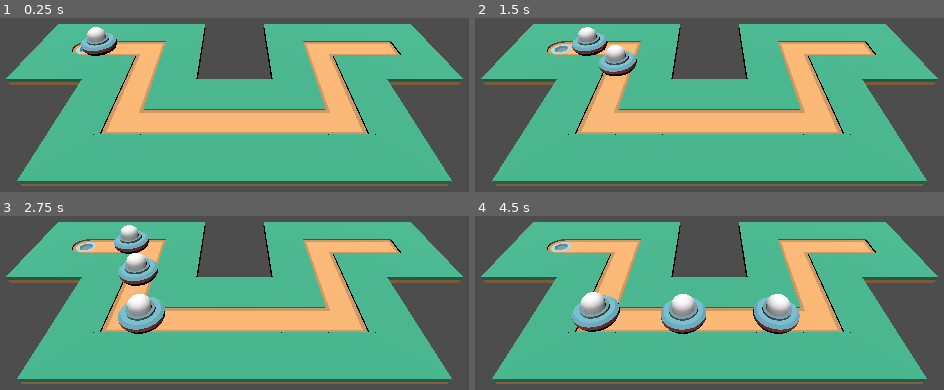
Above: before the commit, frames 1-4 (two rows, left to right).
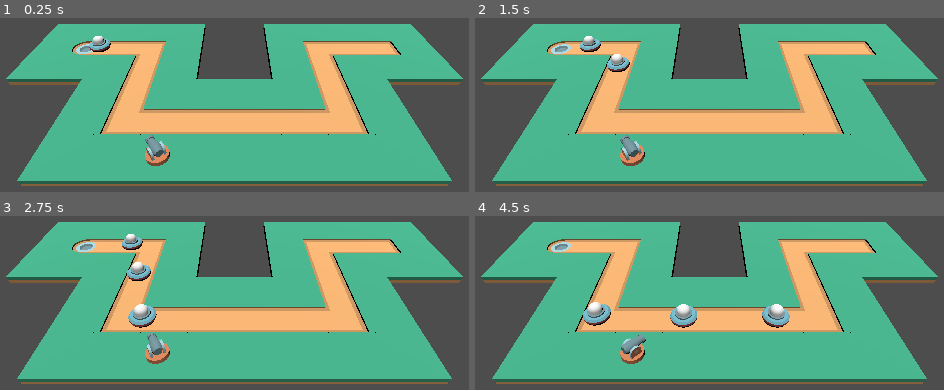
Above: after the commit, the same moments.

Repository: pacotoh/tower-defense
Game: Godot game, scene res://scenes/world.tscn
Two runs of this game, one before a commit and one after it. Both use one fixed random seed, a clock stepped at 60 frames per second and the inputs below.
Inputs:
- Up to frame 1 (0.25 s): no input
- Up to frame 2 (1.5 s): no input
- Up to frame 3 (2.75 s): no input
- Up to frame 4 (4.5 s): no input

The runs differ from the first frame. In frame 1, 1.5% of the frame differs, in the area x 17-61%, y 5-86%; in frame 2, 2.4%; in frame 3, 4.0%; in frame 4, 5.1%, in the area x 20-70%, y 43-86%.

Commit message:
Cannon defense added

Diff:
--- /dev/null
+++ b/scenes/bullet.tscn
@@ -0,0 +1,29 @@
+[gd_scene load_steps=5 format=3 uid="uid://dif3ab7wbgrwt"]
+
+[ext_resource type="Script" path="res://scripts/bullet.gd" id="1_jbci5"]
+
+[sub_resource type="PrismMesh" id="PrismMesh_6txiv"]
+
+[sub_resource type="BoxShape3D" id="BoxShape3D_513vv"]
+
+[sub_resource type="BoxShape3D" id="BoxShape3D_ryey2"]
+size = Vector3(1.36948, 1.24268, 1.2597)
+
+[node name="Bullet" type="CharacterBody3D"]
+transform = Transform3D(0.1, 0, 0, 0, 0.1, 0, 0, 0, 0.1, 0, 0, 0)
+script = ExtResource("1_jbci5")
+
+[node name="CSGMesh3D" type="CSGMesh3D" parent="."]
+transform = Transform3D(-4.37114e-08, -1, 0, 1, -4.37114e-08, 0, 0, 0, 1, 0, 0, 0)
+mesh = SubResource("PrismMesh_6txiv")
+
+[node name="CollisionShape3D" type="CollisionShape3D" parent="."]
+shape = SubResource("BoxShape3D_513vv")
+
+[node name="Collision" type="Area3D" parent="."]
+
+[node name="CollisionShape3D" type="CollisionShape3D" parent="Collision"]
+transform = Transform3D(1, 0, 0, 0, 1, 0, 0, 0, 1, 0.0042572, 0, -0.0157166)
+shape = SubResource("BoxShape3D_ryey2")
+
+[connection signal="body_entered" from="Collision" to="." method="_on_collision_body_entered"]
--- /dev/null
+++ b/scenes/cannon.tscn
@@ -0,0 +1,38 @@
+[gd_scene load_steps=5 format=3 uid="uid://b3rdfj4s88wkc"]
+
+[ext_resource type="ArrayMesh" uid="uid://bsrgncwvo52po" path="res://assets/models/weapon_cannon.obj" id="1_ohx3i"]
+[ext_resource type="Script" path="res://scripts/cannon.gd" id="1_r7sem"]
+
+[sub_resource type="BoxShape3D" id="BoxShape3D_ftvki"]
+size = Vector3(1, 0.0762329, 1)
+
+[sub_resource type="SphereShape3D" id="SphereShape3D_si3jw"]
+radius = 1.83439
+
+[node name="Cannon" type="StaticBody3D"]
+script = ExtResource("1_r7sem")
+
+[node name="MeshInstance3D" type="MeshInstance3D" parent="."]
+transform = Transform3D(-1, 0, -8.74228e-08, 0, 1, 0, 8.74228e-08, 0, -1, 0, 0, 0)
+mesh = ExtResource("1_ohx3i")
+
+[node name="Aim" type="Marker3D" parent="MeshInstance3D"]
+transform = Transform3D(1, 0, 0, 0, 1, 0, 0, 0, 1, 0, 0.27, 0.3)
+
+[node name="CollisionShape3D" type="CollisionShape3D" parent="."]
+transform = Transform3D(1, 0, 0, 0, 1, 0, 0, 0, 1, 0, -0.0126038, 0)
+shape = SubResource("BoxShape3D_ftvki")
+
+[node name="MobDetector" type="Area3D" parent="."]
+transform = Transform3D(1, 0, 0, 0, 1, 0, 0, 0, 1, 0, 0.27, 0.3)
+
+[node name="CollisionShape3D" type="CollisionShape3D" parent="MobDetector"]
+shape = SubResource("SphereShape3D_si3jw")
+
+[node name="BulletContainer" type="Node" parent="."]
+
+[node name="ShootingCooldown" type="Timer" parent="."]
+
+[connection signal="body_entered" from="MobDetector" to="." method="_on_mob_detector_body_entered"]
+[connection signal="body_exited" from="MobDetector" to="." method="_on_mob_detector_body_exited"]
+[connection signal="timeout" from="ShootingCooldown" to="." method="_on_shooting_cooldown_timeout"]
--- a/scenes/enemy.tscn
+++ b/scenes/enemy.tscn
@@ -8,7 +8,8 @@
 
 [node name="PathFollow3D" type="PathFollow3D"]
 
-[node name="Enemy" type="CharacterBody3D" parent="."]
+[node name="Enemy" type="CharacterBody3D" parent="." groups=["Enemy"]]
+transform = Transform3D(0.6, 0, 0, 0, 0.6, 0, 0, 0, 0.6, 0, 0, 0)
 script = ExtResource("1_3cecm")
 
 [node name="MeshInstance3D" type="MeshInstance3D" parent="Enemy"]
--- a/scenes/world.tscn
+++ b/scenes/world.tscn
@@ -6,6 +6,7 @@
 [ext_resource type="PackedScene" uid="uid://j1stoirbnsl6" path="res://scenes/tiles/corner_square_tile.tscn" id="3_khx01"]
 [ext_resource type="PackedScene" uid="uid://7pgk5itma28o" path="res://scenes/tiles/end_tile.tscn" id="4_vaca3"]
 [ext_resource type="PackedScene" uid="uid://cpjouyq5ulpb6" path="res://scenes/tiles/grass_tile.tscn" id="5_fvqit"]
+[ext_resource type="PackedScene" uid="uid://b3rdfj4s88wkc" path="res://scenes/cannon.tscn" id="7_ysf73"]
 
 [sub_resource type="Curve3D" id="Curve3D_hsi3g"]
 _data = {
@@ -194,4 +195,7 @@
 [node name="DirectionalLight3D" type="DirectionalLight3D" parent="."]
 transform = Transform3D(1, 0, 0, 0, 0.134972, 0.990849, 0, -0.990849, 0.134972, 3.55068, 8.70114, -2.21765)
 
+[node name="Cannon" parent="." instance=ExtResource("7_ysf73")]
+transform = Transform3D(1, 0, 1.74846e-07, 0, 1, 0, -1.74846e-07, 0, 1, 1.5, 0.25, -0.5)
+
 [connection signal="timeout" from="SpawnTimer" to="." method="_on_spawn_timer_timeout"]
--- /dev/null
+++ b/scripts/bullet.gd
@@ -0,0 +1,20 @@
+extends CharacterBody3D
+
+
+var target: CharacterBody3D
+var speed: int = 10
+var bullet_damage: int
+
+func _physics_process(delta: float) -> void:
+	if is_instance_valid(target):
+		velocity = global_position.direction_to(target.global_position) * speed
+		look_at(target.global_position)
+		move_and_slide()
+	else:
+		queue_free()
+
+
+func _on_collision_body_entered(body):
+	if body.is_in_group("Enemy"):
+		body.take_damage(bullet_damage)
+		queue_free()
--- /dev/null
+++ b/scripts/cannon.gd
@@ -0,0 +1,60 @@
+extends StaticBody3D
+
+var bullet = preload("res://scenes/bullet.tscn")
+var bullet_damage: int = 5
+var current_targets: Array = []
+var current: CharacterBody3D
+var can_shoot: bool = true
+
+
+# Called when the node enters the scene tree for the first time.
+func _ready():
+	pass # Replace with function body.
+
+
+# Called every frame. 'delta' is the elapsed time since the previous frame.
+func _process(_delta: float):
+	if is_instance_valid(current):
+		look_at(current.global_position)
+		if can_shoot:
+			shoot()
+			can_shoot = false
+			$ShootingCooldown.start()
+	else:
+		for i in get_node("BulletContainer").get_child_count():
+			get_node("BulletContainer").get_child(i).queue_free()
+
+
+func shoot() -> void:
+	var temp_bullet: CharacterBody3D = bullet.instantiate()
+	temp_bullet.target = current
+	temp_bullet.bullet_damage = bullet_damage
+	get_node("BulletContainer").add_child(temp_bullet)
+	temp_bullet.global_position = $MeshInstance3D/Aim.global_position
+
+func choose_target(_current_targets: Array) -> void:
+	var temp_array: Array = current_targets
+	var current_target: CharacterBody3D = null
+	for target in temp_array:
+		if current_target == null or \
+		target.get_parent().get_progress() > current_target.get_parent().get_progress():
+			current_target = target
+
+	current = current_target
+
+func _on_mob_detector_body_entered(body):
+	if body.is_in_group("Enemy"):
+		current_targets.append(body)
+		choose_target(current_targets)
+		print("ENTERED: ", current)
+
+
+func _on_mob_detector_body_exited(body):
+	if body.is_in_group("Enemy"):
+		current_targets.erase(body)
+		choose_target(current_targets)
+		print("EXITED: ", current)
+
+
+func _on_shooting_cooldown_timeout():
+	can_shoot = true
--- a/scripts/enemy.gd
+++ b/scripts/enemy.gd
@@ -2,12 +2,17 @@
 
 @export var speed: int = 2
 @export var health: int = 15
+@onready var path: PathFollow3D = get_parent()
 
-
-@onready var path: PathFollow3D = get_parent()
 
 func _physics_process(delta: float):
 	path.set_progress(path.get_progress() + speed * delta)
 
 	if path.get_progress_ratio() >= 1:
 		path.queue_free()
+
+func take_damage(damage: int) -> void:
+	health -= damage
+
+	if health <= 0:
+		queue_free()
--- a/scripts/world.gd
+++ b/scripts/world.gd
@@ -5,13 +5,6 @@
 var can_spawn: bool = true
 
 
-
-# Called when the node enters the scene tree for the first time.
-func _ready():
-	pass # Replace with function body.
-
-
-# Called every frame. 'delta' is the elapsed time since the previous frame.
 func _process(_delta: float):
 	game_manager()
 
Not shown: 1 places in scenes/world.tscn that only renumber resources
